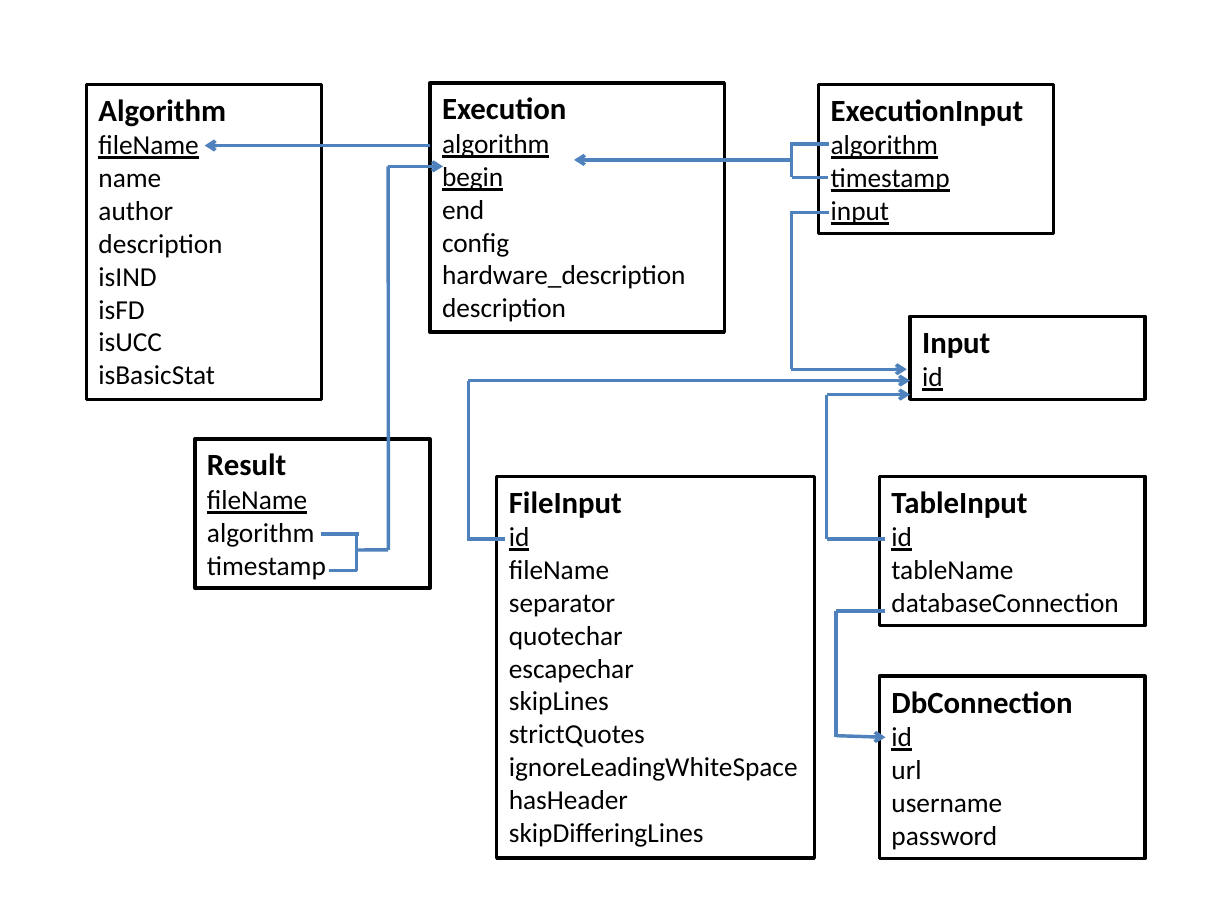
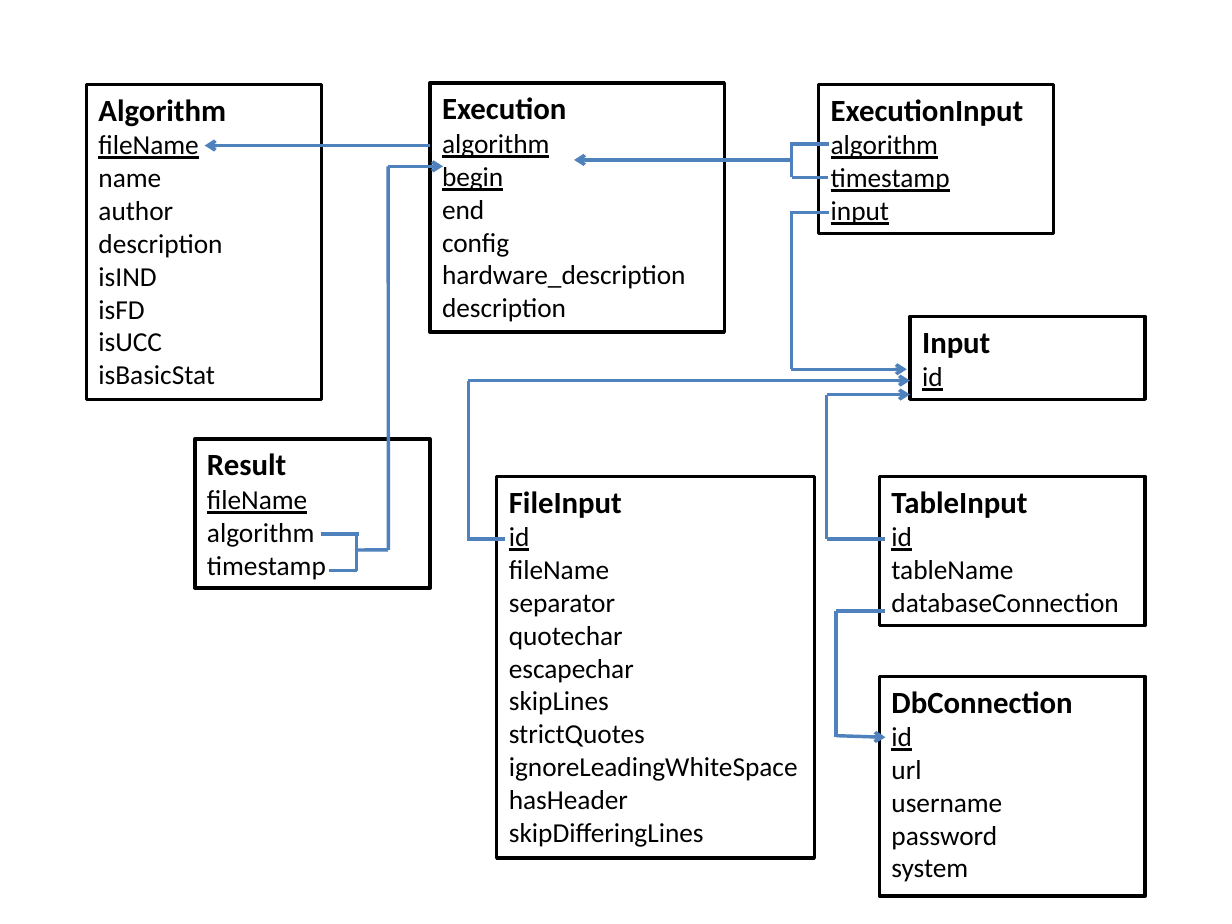
Before and after one commit to HPI-Information-Systems/Metanome, a slide deck: slide 1 of Metanome_DbSchema.pptx. Drawn at 1232x924 pixels with LibreOffice and Linux fonts; fonts in the diff are those of the drawing. Boxes give left, top, right and bottom in pixels: in the first picture for what was removed or moved away, otherwise in the second. Text is boxed around its words. In the diff, an @@ line names an element or a change of style, - is before the commit and + after.

Commit message:
#19 #20 added system field in schema documentation

```diff
--- a/Metanome_DbSchema.pptx
+++ b/Metanome_DbSchema.pptx
@@ rectangle "DbConnection" resized from (x1=880, y1=676, x2=1146, y2=859) to (x1=880, y1=676, x2=1146, y2=896) @@
@@ text in rectangle at (x1=891, y1=859, x2=968, y2=882): paragraph added @@
+system
```
